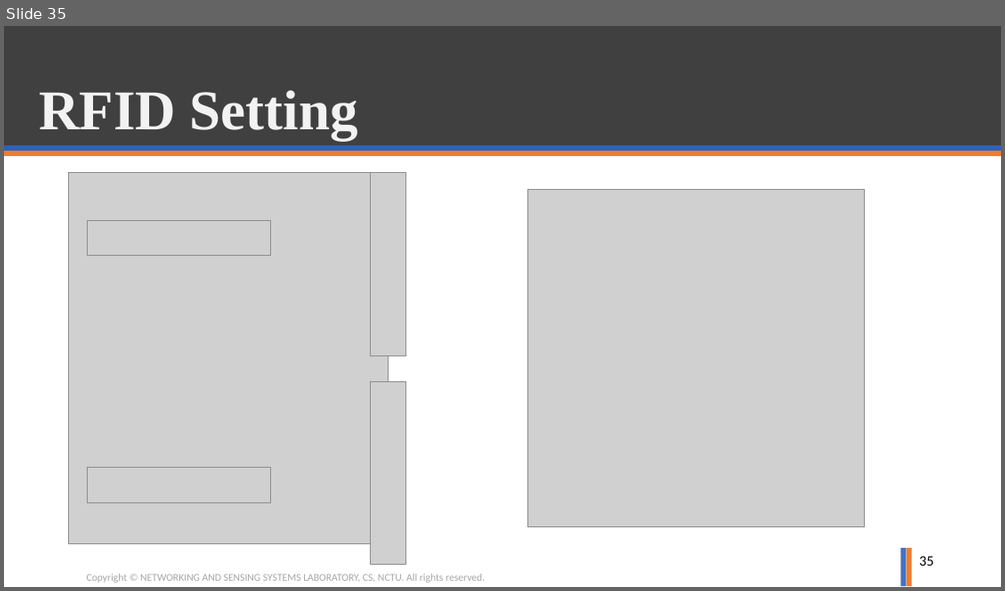
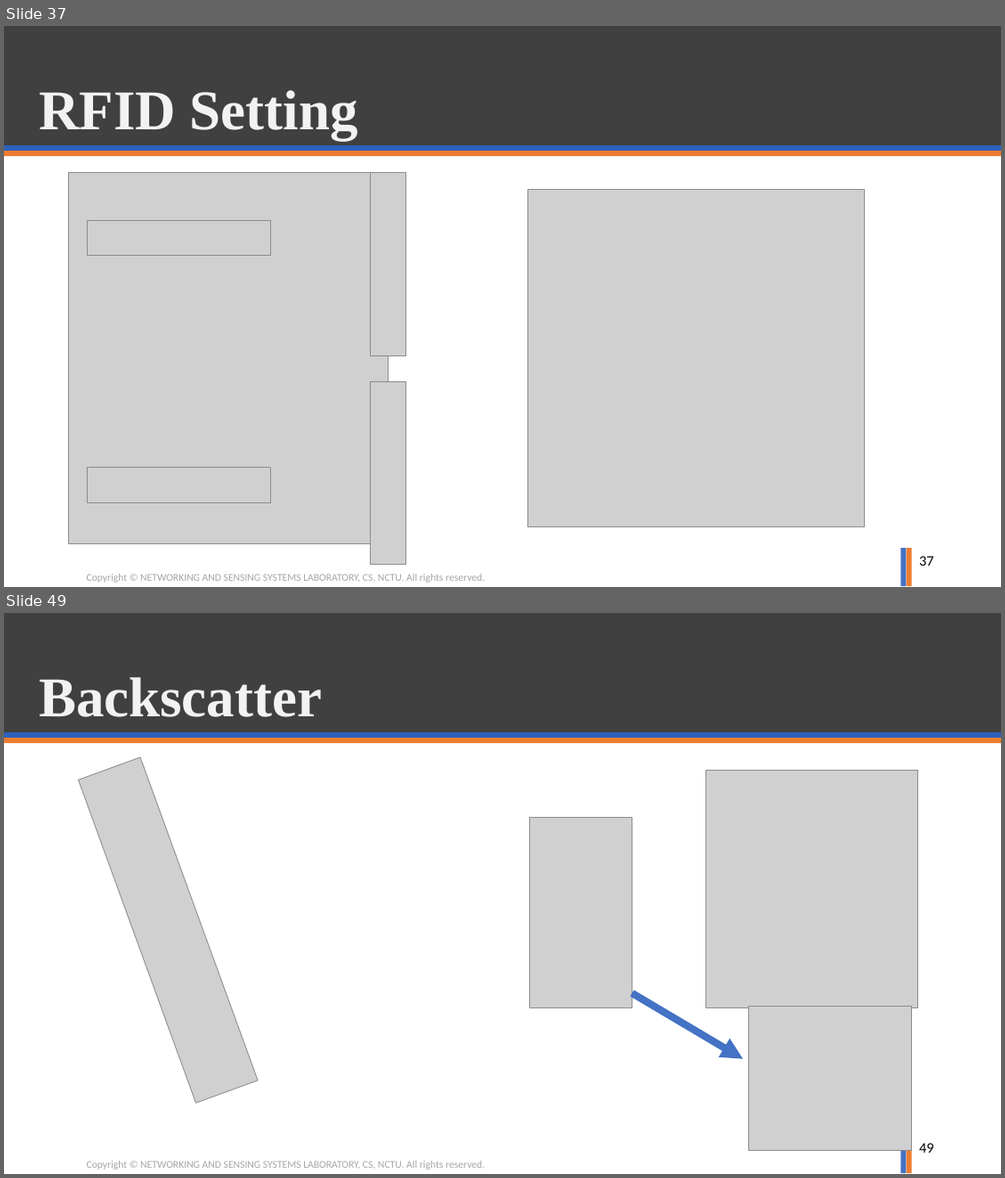
Before and after one commit to ghostkingwilly/Signal_Training_Freshman, a slide deck: Freshman_Training.pptx. Shown one above the other, each under a label of ours: slide 35 before the commit, slides 37 and 49 after it; the slides between them are not shown. The pictures are 1005x591 and 1005x1178 pixels, drawn with LibreOffice and Linux fonts; fonts in the diff are those of the drawing; grey boxes stand for pictures; background and template pictures are left out. Boxes give left, top, right and bottom in pixels: in the first picture for what was removed or moved away, otherwise in the second. Text is boxed around its words. In the diff, an @@ line names an element or a change of style, - is before the commit and + after.

```diff
--- a/Freshman_Training.pptx
+++ b/Freshman_Training.pptx
@@ slide 49 added at <box>4,613,1001,1174</box>, background #FFFFFF; not listed: 6 template elements that a slide beside it also shows @@
@@ title added at <box>39,677,322,717</box>, 54 pt, text #F2F2F2, bold @@
+Backscatter
@@ picture added at <box>79,757,259,1103</box> @@
@@ picture added at <box>706,770,917,1008</box> @@
@@ picture added at <box>529,818,631,1008</box> @@
@@ arrow added from (632, 993) to (743, 1059), #4472C4 7 pt @@
@@ picture added at <box>749,1005,912,1149</box> @@
@@ page number added at <box>919,1143,934,1152</box>, 14 pt, text #000000 @@
+49
@@ what was slide 35 is now slide 37 @@
@@ page number at <box>919,556,934,565</box>: text changed @@
-35
+37
```
Also in this commit, not shown: 29 other slides added, 1 slide removed.
